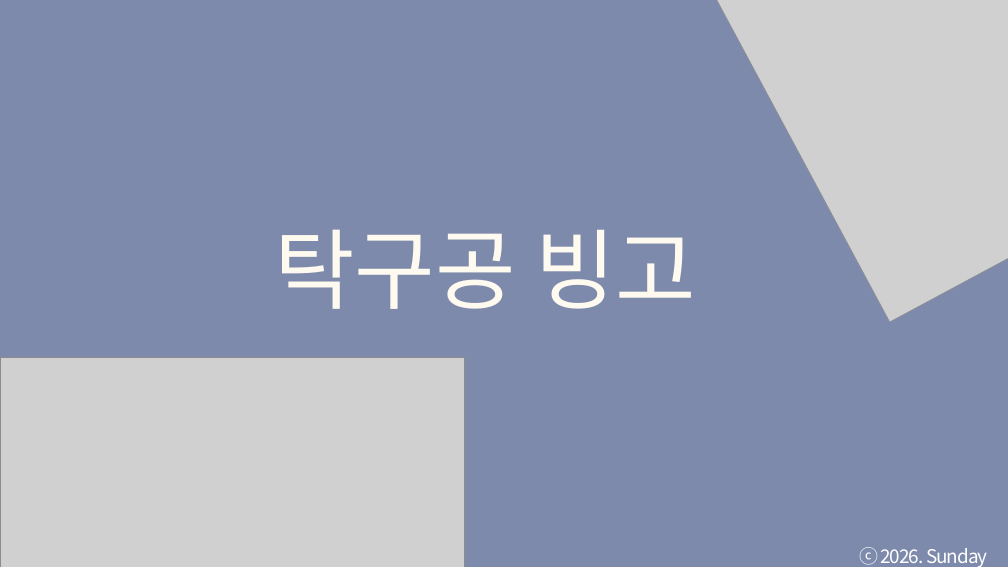
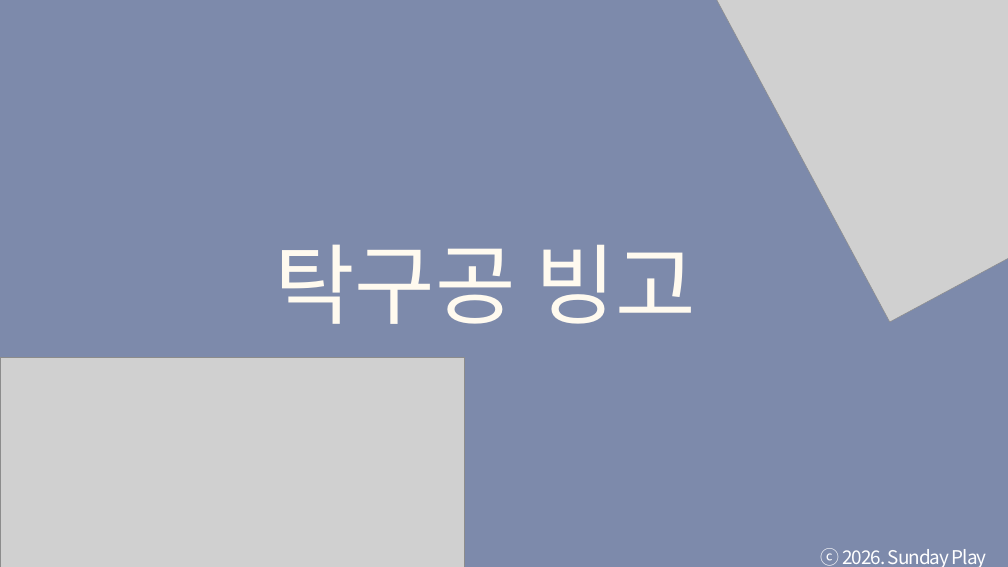
Before and after one commit to tkdgns25300/sunday_play, a slide deck: slide 1 of public/downloads/games/pingpong-bingo/rules.pptx. Drawn at 1008x567 pixels with LibreOffice and Linux fonts; fonts in the diff are those of the drawing; grey boxes stand for pictures. Boxes give left, top, right and bottom in pixels: in the first picture for what was removed or moved away, otherwise in the second. Text is boxed around its words. In the diff, an @@ line names an element or a change of style, - is before the commit and + after.

```diff
--- a/public/downloads/games/pingpong-bingo/rules.pptx
+++ b/public/downloads/games/pingpong-bingo/rules.pptx
@@ text "탁구공 빙고": place and size @@
-text "탁구공 빙고" at <box>274,229,696,309</box>
+text "탁구공 빙고" at <box>274,244,696,324</box>
@@ text "탁구공 빙고" at <box>274,244,696,324</box>: font Calibri to Noto Sans CJK KR @@
@@ text "ⓒ 2026. Sunday Play" rewrapped from <box>859,547,988,567</box> to <box>821,548,987,567</box> @@
```
Also in this commit, not shown: 4 other slides changed, 3 other files.
